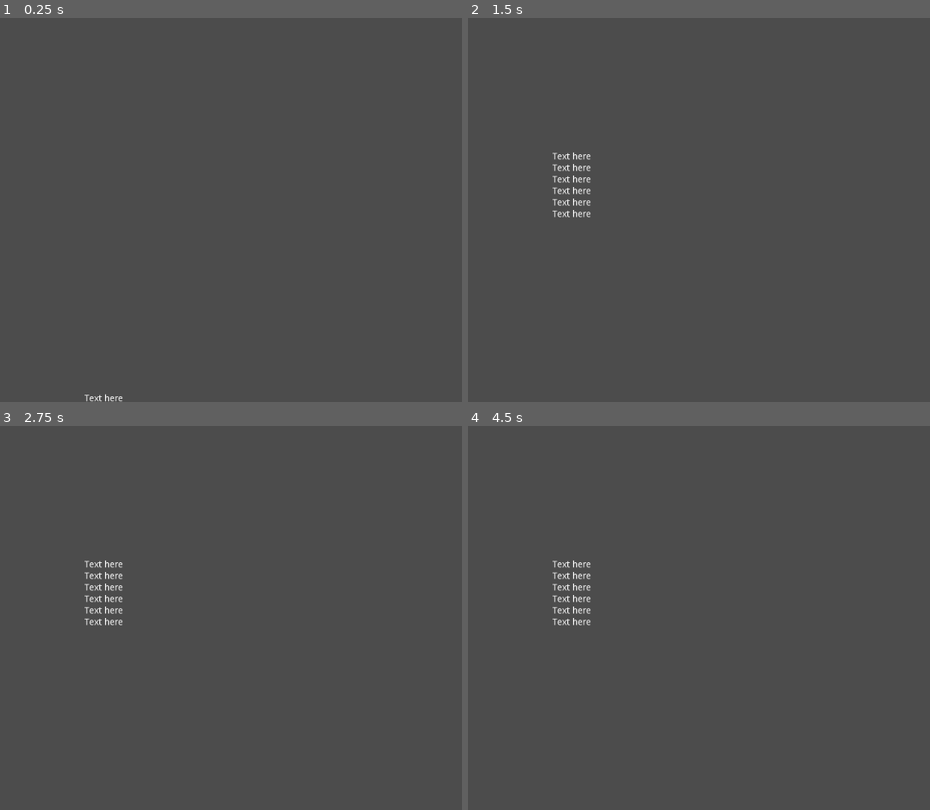
Above: before the commit, frames 1-4 (two rows, left to right).
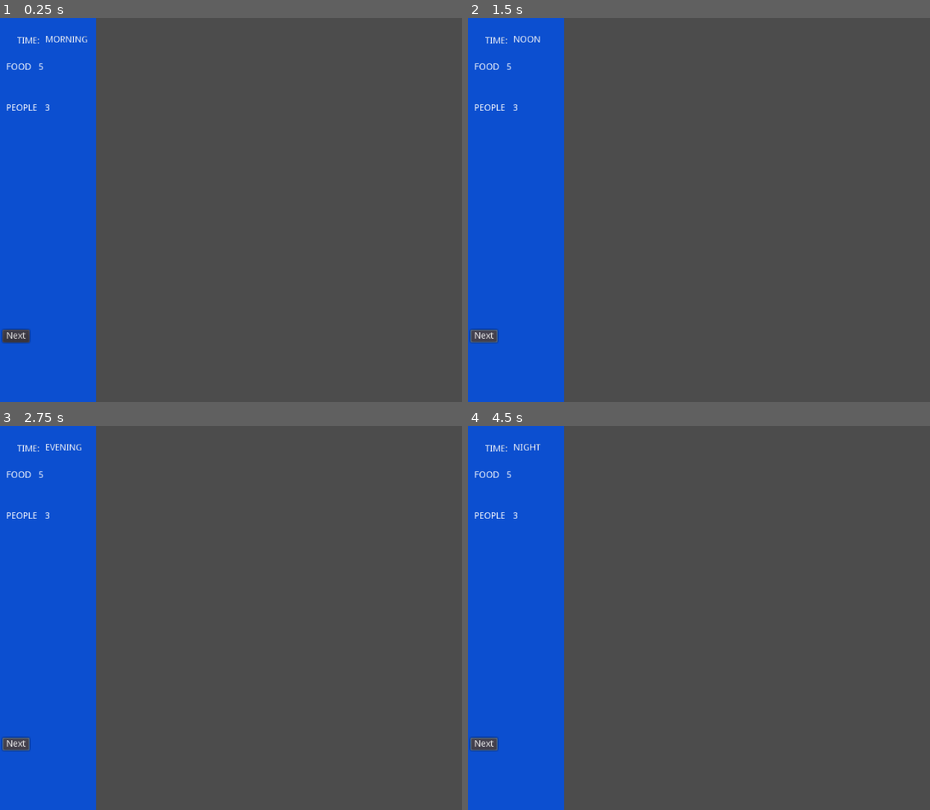
Above: after the commit, the same moments.

Repository: pmoco/GGJ23-FlipFlop_Gene
Game: Godot game, scene res://scenes/test.tscn
Two runs of this game, one before a commit and one after it. Both use one fixed random seed, a clock stepped at 60 frames per second and the inputs below. Before the commit the project starts from res://Event_box.tscn.
Inputs (mouse positions are in pixels of both pictures, inside the frame that each line leads up to):
- Up to frame 1 (0.25 s): no input
- Up to frame 2 (1.5 s): click (outside the picture) at 0.52 s; click (481, 336) at 1.25 s, where only the run after the commit has a clickable "Next"
- Up to frame 3 (2.75 s): click (13, 744) at 2 s, where only the run after the commit has a clickable "Next"
- Up to frame 4 (4.5 s): click (outside the picture) at 2.77 s; click (outside the picture) at 3.52 s; click (481, 744) at 4.25 s, where only the run after the commit has a clickable "Next"

The runs differ from the first frame. In frame 1, 21% of the frame differs, in the area x 0-27%, y 0-100%; in frame 2, 21%; in frame 3, 21%; in frame 4, 21%.

Commit message:
Add SceneManager and EventManager Merger
Add StrangerFoundEvent
Add NightEvent List
 Merge  SceneManager and EventManager

Diff:
--- a/Event_box.gd
+++ /dev/null
@@ -1,33 +0,0 @@
-class_name Event_box extends Control
-
-
-# Declare member variables here. Examples:
-# var a = 2
-# var b = "text"
-export var menu_size = 0.45
-export var lerp_speed = 0.2
-
-var _popped_up = false
-var _up_anchor = Vector2(0.8-menu_size,1)
-var _down_anchor = Vector2(1,1+menu_size)
-var _target_anchor = _down_anchor
-
-
-# Called when the node enters the scene tree for the first time.
-func _ready():
-	pass # Replace with function body.
-
-
-# Called every frame. 'delta' is the elapsed time since the previous frame.
-func _process(delta):
-	anchor_top = lerp(anchor_top,_target_anchor.x,lerp_speed)
-	anchor_bottom = lerp(anchor_bottom,_target_anchor.y,lerp_speed)
-
-
-
-func _on_TextureButton_pressed():
-	if !_popped_up:
-		_target_anchor = _up_anchor
-	else:
-		_target_anchor = _down_anchor
-	_popped_up = !_popped_up
--- a/Event_box.tscn
+++ /dev/null
@@ -1,78 +0,0 @@
-[gd_scene load_steps=2 format=2]
-
-[ext_resource path="res://Event_box.gd" type="Script" id=1]
-
-[node name="Control" type="Control"]
-anchor_top = 0.45
-anchor_right = 1.0
-anchor_bottom = 1.0
-script = ExtResource( 1 )
-
-[node name="VBoxContainer" type="VBoxContainer" parent="."]
-anchor_right = 1.0
-anchor_bottom = 1.0
-margin_left = 132.0
-margin_top = -35.0
-margin_right = -221.0
-margin_bottom = -194.0
-custom_constants/separation = 0
-
-[node name="TextureButton" type="TextureButton" parent="VBoxContainer"]
-margin_left = 571.0
-margin_right = 671.0
-margin_bottom = 35.0
-rect_min_size = Vector2( 100, 35 )
-size_flags_horizontal = 8
-expand = true
-
-[node name="NinePatchRect" type="NinePatchRect" parent="VBoxContainer"]
-margin_top = 35.0
-margin_right = 671.0
-margin_bottom = 171.0
-size_flags_vertical = 3
-
-[node name="MarginContainer" type="MarginContainer" parent="VBoxContainer/NinePatchRect"]
-margin_right = 40.0
-margin_bottom = 40.0
-
-[node name="VBoxContainer" type="VBoxContainer" parent="VBoxContainer/NinePatchRect/MarginContainer"]
-margin_right = 60.0
-margin_bottom = 104.0
-
-[node name="Label" type="Label" parent="VBoxContainer/NinePatchRect/MarginContainer/VBoxContainer"]
-margin_right = 60.0
-margin_bottom = 14.0
-text = "Text here"
-
-[node name="Label2" type="Label" parent="VBoxContainer/NinePatchRect/MarginContainer/VBoxContainer"]
-margin_top = 18.0
-margin_right = 60.0
-margin_bottom = 32.0
-rect_pivot_offset = Vector2( -34, -215 )
-text = "Text here"
-
-[node name="Label3" type="Label" parent="VBoxContainer/NinePatchRect/MarginContainer/VBoxContainer"]
-margin_top = 36.0
-margin_right = 60.0
-margin_bottom = 50.0
-text = "Text here"
-
-[node name="Label4" type="Label" parent="VBoxContainer/NinePatchRect/MarginContainer/VBoxContainer"]
-margin_top = 54.0
-margin_right = 60.0
-margin_bottom = 68.0
-text = "Text here"
-
-[node name="Label5" type="Label" parent="VBoxContainer/NinePatchRect/MarginContainer/VBoxContainer"]
-margin_top = 72.0
-margin_right = 60.0
-margin_bottom = 86.0
-text = "Text here"
-
-[node name="Label6" type="Label" parent="VBoxContainer/NinePatchRect/MarginContainer/VBoxContainer"]
-margin_top = 90.0
-margin_right = 60.0
-margin_bottom = 104.0
-text = "Text here"
-
-[connection signal="pressed" from="VBoxContainer/TextureButton" to="." method="_on_TextureButton_pressed"]
--- a/Event_manager.gd
+++ b/Event_manager.gd
@@ -11,6 +11,14 @@
 
 
 var _task_list=["injured","extra_food","death","betraied"]
+
+
+var rdmEventList =[StrangerFound.new() ]
+
+func getNightEvent(scene) -> Event:
+	return rdmEventList[randi() % rdmEventList.size()]
+
+
 
 # Called when the node enters the scene tree for the first time.
 func call_actions():
@@ -51,12 +59,10 @@
 	elif event_type == SIZE.SMALL:
 		harvest = 1
 	list.append(harvest)
-	return Action_event(list)
+	#return Action_event(list)
 
-func call_random(person):
-	var event_type = _random_list[randi() % _random_list.size()]
-	return Random_event(event_type)
 
-func call_task(person):
-	var event_type = _task_list[randi() % _task_list.size()]
-	return Random_event(event_type)
+#func call_task(person):
+#	var event_type = _task_list[randi() % _task_list.size()]
+#	return Random_event(event_type)
+#
--- a/project.godot
+++ b/project.godot
@@ -29,10 +29,10 @@
 "language": "GDScript",
 "path": "res://scripts/states/Evening.gd"
 }, {
-"base": "Control",
-"class": "Event_box",
+"base": "Node",
+"class": "Event",
 "language": "GDScript",
-"path": "res://Event_box.gd"
+"path": "res://scripts/Events/Event.gd"
 }, {
 "base": "Node",
 "class": "Event_manager",
@@ -73,13 +73,18 @@
 "class": "State",
 "language": "GDScript",
 "path": "res://scripts/states/state.gd"
+}, {
+"base": "Event",
+"class": "StrangerFound",
+"language": "GDScript",
+"path": "res://scripts/Events/StrangerFoundEvent.gd"
 } ]
 _global_script_class_icons={
 "Action_event": "",
 "ActionsMenu": "",
 "Character": "",
 "Evening": "",
-"Event_box": "",
+"Event": "",
 "Event_manager": "",
 "GraphHolder": "",
 "Morning": "",
@@ -87,13 +92,14 @@
 "Noon": "",
 "Random_event": "",
 "SceneManager": "",
-"State": ""
+"State": "",
+"StrangerFound": ""
 }
 
 [application]
 
 config/name="FlipFlapGene"
-run/main_scene="res://Event_box.tscn"
+run/main_scene="res://scenes/test.tscn"
 config/icon="res://icon.png"
 
 [gui]
--- /dev/null
+++ b/scenes/EventWindow.gd
@@ -0,0 +1,23 @@
+extends Popup
+
+signal update(tittle, description)
+
+# Declare member variables here. Examples:
+# var a = 2
+# var b = "text"
+
+func open(title="", description="") :
+	find_node("Title").text = title
+	find_node("Description").text = description
+	popup_centered()
+
+
+
+# Called when the node enters the scene tree for the first time.
+func _ready():
+	pass # Replace with function body.
+
+
+# Called every frame. 'delta' is the elapsed time since the previous frame.
+#func _process(delta):
+#	pass
--- /dev/null
+++ b/scenes/SideBar.gd
@@ -0,0 +1,21 @@
+extends ColorRect
+
+
+# Declare member variables here. Examples:
+# var a = 2
+# var b = "text"
+
+
+# Called when the node enters the scene tree for the first time.
+
+func updateUI(scene):
+
+	find_node("turn").text = scene.currentState.nameState
+	find_node("food").text = ("%s" %scene.food)
+	find_node("people").text = ("%s" %scene.peopleCount)
+
+
+
+# Called every frame. 'delta' is the elapsed time since the previous frame.
+#func _process(delta):
+#	pass
--- a/scenes/test.tscn
+++ b/scenes/test.tscn
@@ -1,8 +1,125 @@
-[gd_scene load_steps=2 format=2]
+[gd_scene load_steps=4 format=2]
 
 [ext_resource path="res://scripts/SceneManager.gd" type="Script" id=1]
+[ext_resource path="res://scenes/EventWindow.gd" type="Script" id=2]
+[ext_resource path="res://scenes/SideBar.gd" type="Script" id=3]
 
 [node name="Control" type="Control"]
 anchor_right = 1.0
 anchor_bottom = 1.0
 script = ExtResource( 1 )
+
+[node name="EventWindow" type="Popup" parent="."]
+visible = true
+anchor_left = 0.5
+anchor_top = 0.5
+anchor_right = 0.5
+anchor_bottom = 0.5
+margin_left = -200.0
+margin_top = -150.0
+margin_right = 200.0
+margin_bottom = 150.0
+script = ExtResource( 2 )
+
+[node name="ColorRect" type="ColorRect" parent="EventWindow"]
+anchor_right = 1.0
+anchor_bottom = 1.0
+color = Color( 0.784314, 0.701961, 0.701961, 1 )
+
+[node name="VBoxContainer" type="VBoxContainer" parent="EventWindow/ColorRect"]
+anchor_right = 1.0
+margin_bottom = 14.0
+
+[node name="Title" type="Label" parent="EventWindow/ColorRect/VBoxContainer"]
+margin_right = 400.0
+margin_bottom = 14.0
+autowrap = true
+
+[node name="VBoxContainer2" type="VBoxContainer" parent="EventWindow/ColorRect"]
+anchor_right = 1.0
+margin_left = 30.0
+margin_top = 60.0
+margin_right = -30.0
+margin_bottom = 260.0
+
+[node name="Description" type="Label" parent="EventWindow/ColorRect/VBoxContainer2"]
+margin_right = 340.0
+margin_bottom = 14.0
+autowrap = true
+
+[node name="Button" type="Button" parent="EventWindow/ColorRect"]
+anchor_top = 1.0
+anchor_right = 1.0
+anchor_bottom = 1.0
+margin_left = 10.0
+margin_top = -40.0
+margin_right = -10.0
+margin_bottom = -10.0
+text = "OK"
+__meta__ = {
+"_editor_description_": "OK"
+}
+
+[node name="SideBar" type="ColorRect" parent="."]
+anchor_bottom = 1.0
+margin_right = 150.0
+color = Color( 0.0509804, 0.313726, 0.819608, 1 )
+script = ExtResource( 3 )
+
+[node name="Label" type="Label" parent="SideBar"]
+margin_left = 27.0
+margin_top = 29.0
+margin_right = 67.0
+margin_bottom = 43.0
+rect_rotation = 0.362627
+text = "TIME: "
+
+[node name="turn" type="Label" parent="SideBar"]
+margin_left = 71.0
+margin_top = 27.0
+margin_right = 111.0
+margin_bottom = 41.0
+rect_rotation = 0.362627
+text = " "
+
+[node name="foodContainer" type="Container" parent="SideBar"]
+margin_left = 10.0
+margin_top = 70.0
+margin_right = -10.0
+margin_bottom = 109.0
+
+[node name="Label" type="Label" parent="SideBar/foodContainer"]
+margin_right = 40.0
+margin_bottom = 14.0
+text = "FOOD"
+
+[node name="food" type="Label" parent="SideBar/foodContainer"]
+margin_left = 50.0
+margin_right = 40.0
+margin_bottom = 14.0
+
+[node name="peopleContainer" type="Container" parent="SideBar"]
+margin_left = 10.0
+margin_top = 134.0
+margin_right = 10.0
+margin_bottom = 173.0
+
+[node name="Label" type="Label" parent="SideBar/peopleContainer"]
+margin_right = 40.0
+margin_bottom = 14.0
+text = "PEOPLE
+"
+
+[node name="people" type="Label" parent="SideBar/peopleContainer"]
+margin_left = 60.0
+margin_right = 40.0
+margin_bottom = 14.0
+
+[node name="NextButton" type="Button" parent="SideBar"]
+margin_left = 4.0
+margin_top = 487.0
+margin_right = 16.0
+margin_bottom = 507.0
+text = "Next"
+
+[connection signal="pressed" from="SideBar/NextButton" to="." method="_on_NextButton_pressed"]
--- /dev/null
+++ b/scripts/Events/Event.gd
@@ -0,0 +1,11 @@
+class_name Event extends Node
+
+
+
+var text = ""
+var title = ""
+var photoPath=""
+var eventName ="DefautlEvent"
+
+func triggerEvent(scene ):
+	print("triggered  %s event" %eventName)
--- /dev/null
+++ b/scripts/Events/StrangerFoundEvent.gd
@@ -0,0 +1,17 @@
+class_name StrangerFound  extends Event
+
+var possible_names = ["Billy" ,  "Jilly", "skasd"]
+
+
+func triggerEvent(scene  ) :
+
+	var  StrangerName = possible_names[randi() % possible_names.size()] + " " + possible_names[randi() % possible_names.size()]
+
+	self.title = StrangerName +" as Approached the tribe"
+
+	self.text = "a Stranger approached and called you a great bug fortune  (+1 Pepl)"
+
+	scene.peopleCount = scene.peopleCount +1
+
+	self.eventName =  "ThisisanEvent"
+	self.photoPath = "//"
--- a/scripts/SceneManager.gd
+++ b/scripts/SceneManager.gd
@@ -10,13 +10,27 @@
 var farmMod =  0.0
 var days = 0
 var currentState : State
+
+#============= states
 var noon : Noon
 var morning :Morning
 var evening : Evening
 var night :Night
 
+#===============UI
+var EventWindow
+var sideBar
+
+#Handlers
+
+var eventManager :  Event_manager
+
+
+
 
 func _init():
+	eventManager =  Event_manager.new ()
+
 	morning = Morning.new()
 	noon = Noon.new()
 	evening = Evening.new()
@@ -30,20 +44,31 @@
 	currentState =  morning
 
 
+
+func _process(delta):
+
+	sideBar.updateUI(self)
+	if (peopleCount == 0):
+		print("U LOOSE")
+
+
+
+
+
+
+func nextStep():
+
+	currentState = currentState.getNextState()
+	currentState.run(self)
+	printState()
+
+
+
+
 # Called when the node enters the scene tree for the first time.
 func _ready():
-	while (days<4 ) :
-
-		printState()
-		currentState.run()
-		currentState = currentState.getNextState()
-		if (currentState ==  morning) :
-			days = days +1
-			print("_______________NEW DAY %s______________"%days)
-
-	currentState.runWithScene(self)
-	if (peopleCount == 0):
-		print("U LOOSE")
+	EventWindow = get_node("EventWindow")
+	sideBar = get_node("SideBar")
 
 
 func printState():
@@ -58,3 +83,7 @@
 # Called every frame. 'delta' is the elapsed time since the previous frame.
 #func _process(delta):
 #	pass
+
+
+func _on_NextButton_pressed():
+	nextStep() # Replace with function body.
--- a/scripts/states/Evening.gd
+++ b/scripts/states/Evening.gd
@@ -9,7 +9,7 @@
 	nextState = null
 
 
-func run() ->void :
+func run(scene) ->void :
 	print("am Running %s"  % nameState)
 
 # Called every frame. 'delta' is the elapsed time since the previous frame.
--- a/scripts/states/Morning.gd
+++ b/scripts/states/Morning.gd
@@ -9,8 +9,25 @@
 	nextState = null
 
 
-func run() ->void :
-	print("am Running %s"  % nameState)
+func run(scene) ->void :
+	scene.days = scene.days +1
+	print("_______________NEW DAY %s______________"%scene.days)
+	var event  =  scene.eventManager.getNightEvent(scene)
+
+	print(event.eventName)
+
+
+	event.triggerEvent( scene)
+
+	var eventWindow = scene.EventWindow
+	eventWindow.open(event.title , event.text)
+	# 	var event = scene.eventManager.GetNightEvent()
+	#  	event.show()
+	#	event.run(scene)
+
+
+
+
 
 # Called every frame. 'delta' is the elapsed time since the previous frame.
 #func _process(delta):
--- a/scripts/states/Night.gd
+++ b/scripts/states/Night.gd
@@ -9,7 +9,7 @@
 	nextState = null
 
 
-func run() ->void :
+func run(scene) ->void :
 	print("am Running %s"  % nameState)
 
 # Called every frame. 'delta' is the elapsed time since the previous frame.
--- a/scripts/states/Noon.gd
+++ b/scripts/states/Noon.gd
@@ -7,7 +7,7 @@
 	nextState = null
 	# Replace with function body.
 
-func run() ->void :
+func run(scene) ->void :
 	print("am Running %s"  % nameState)
 # Called every frame. 'delta' is the elapsed time since the previous frame.
 #func _process(delta):
--- a/scripts/states/state.gd
+++ b/scripts/states/state.gd
@@ -12,31 +12,15 @@
 # Declare member variables here. Examples:
 # var a = 2
 # var b = "text"
-
-
-# Called when the node enters the scene tree for the first time.
-func _ready():
-	pass # Replace with function body.
-
 func getNextState() -> State :
 	return nextState
 
 func setNextState(nextS) -> void:
 	nextState = nextS
 
-func run() ->void:
-	pass
-
-func runWithScene( scene) -> void:
+func run( scene) -> void:
 	printName()
 	scene.peopleCount= 0
 
 func printName():
 	print(nameState)
-
-
-
-
-# Called every frame. 'delta' is the elapsed time since the previous frame.
-#func _process(delta):
-#	pass
Not shown, added: ASSETS/EYEBROWS_1.png.import
Not shown, added: ASSETS/EYEBROWS_2.png.import
Not shown, added: ASSETS/FACE.png.import
Not shown, added: ASSETS/FLIP_CHARACTERS/FLIP_EYE_1.png.import
Not shown, added: ASSETS/FLIP_CHARACTERS/FLIP_EYE_10.png.import
Not shown, added: ASSETS/FLIP_CHARACTERS/FLIP_EYE_2.png.import
Not shown, added: ASSETS/FLIP_CHARACTERS/FLIP_EYE_3.png.import
Not shown, added: ASSETS/FLIP_CHARACTERS/FLIP_EYE_4.png.import
Not shown, added: ASSETS/FLIP_CHARACTERS/FLIP_EYE_5.png.import
Not shown, added: ASSETS/FLIP_CHARACTERS/FLIP_EYE_6.png.import
Not shown, added: ASSETS/FLIP_CHARACTERS/FLIP_EYE_7.png.import
Not shown, added: ASSETS/FLIP_CHARACTERS/FLIP_EYE_8.png.import
(and 11 more such lines)
